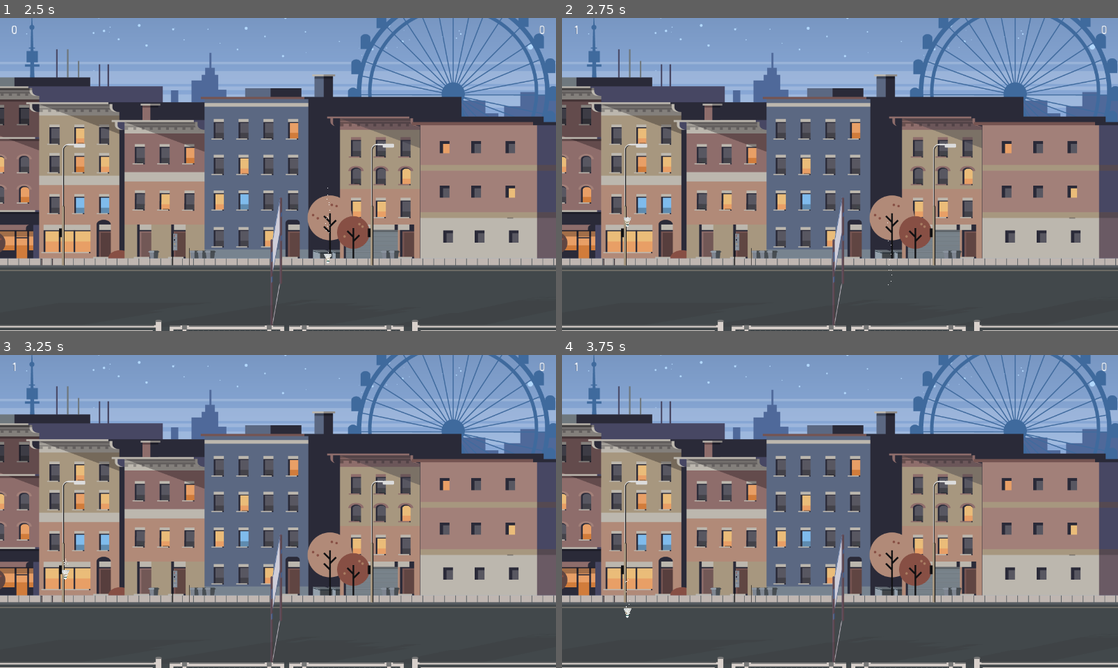
Above: before the commit, frames 1-4 (two rows, left to right).
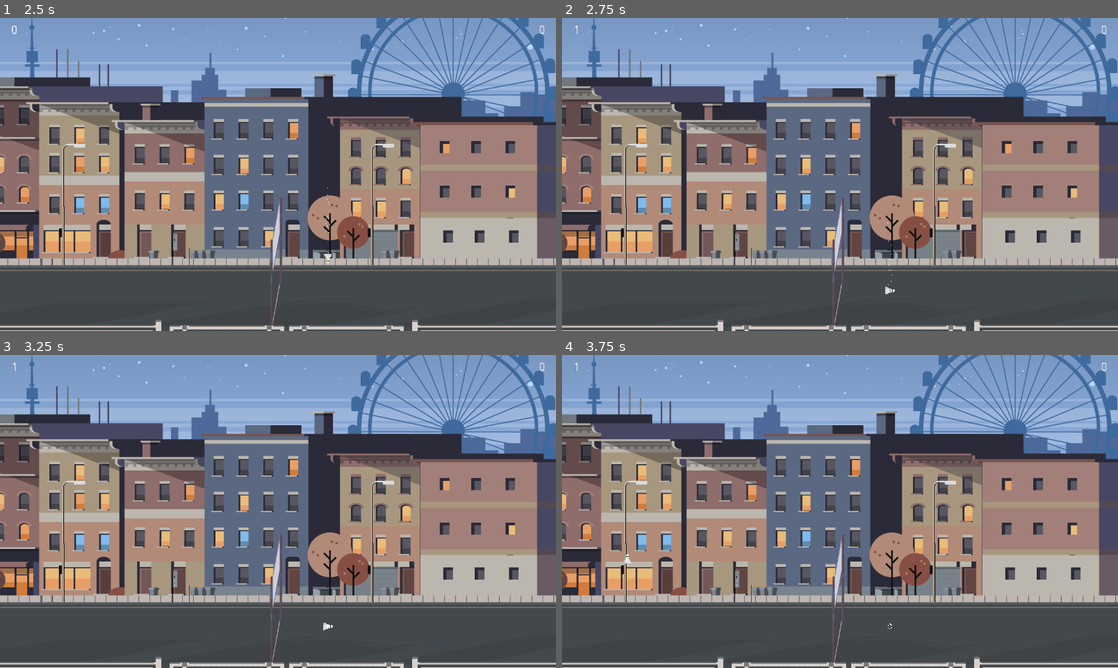
Above: after the commit, the same moments.

Repository: h00g3/midnightbadminton
Game: Godot game, scene res://scenes/MainLevel.tscn
The game is run twice, just before and just after one commit, with the same random seed, the same clock (stepped at 60 frames per second) and the same inputs.
Inputs:
- Up to frame 1 (2.5 s): tap Enter at 0.5 s; hold D (2_right) 0.53-2.03 s; tap W (2_up) at 0.77, 1.52 s; hold A (2_left) from 2.03 s (still down)
- Up to frame 2 (2.75 s): keep holding A (2_left)
- Up to frame 3 (3.25 s): release A (2_left) at 2.78 s; hold D (2_right) from 2.78 s (still down); tap W (2_up) at 3.02 s
- Up to frame 4 (3.75 s): keep holding D (2_right)

Frame 1 is identical in both runs. In frame 2, less than 0.1% of the frame differs, in the area x 11-60%, y 63-89%; in frame 3, less than 0.1%; in frame 4, less than 0.1%, in the area x 11-60%, y 63-88%.

Commit message:
try to stop shuttle once it hits the ground. why is this so difficult...

Diff:
--- a/scenes/MainLevel.tscn
+++ b/scenes/MainLevel.tscn
@@ -76,6 +76,7 @@
 [node name="Sprite" type="AnimatedSprite" parent="PlayerK"]
 
 [node name="Shuttle" parent="." instance=ExtResource( 2 )]
+mass = 700.0
 
 [node name="Netz" type="StaticBody2D" parent="."]
 visible = false
--- a/src/MainLevel.gd
+++ b/src/MainLevel.gd
@@ -48,26 +48,22 @@
 	print("shuttle after score: %s" % shuttleTransform)
 
 func service(player):
-	var shuttleBodyId = shuttle.get_rid()
-	#PhysicServer.body_get_direct_state (shuttleBodyId)
-	#shuttle.integrate_forces(state)
-	shuttle.set_sleeping(true)
-	shuttle.set_global_position(player.position + serviceOffset)
-#	shuttle.sleeping = true
+	var position = player.position + serviceOffset
+	shuttle.hitGround(position)
 
 func playerRightpoint():
 	playerRightscore+=1
 	if playerRightscore < winscore:
 		abschlag(playerLeft)
-	else:
-		win(playerRight)
+#	else:
+#		win(playerRight)
 
 func playerLeftpoint():
 	playerLeftscore+=1
 	if playerLeftscore < winscore:
 		abschlag(playerRight)
-	else:
-		win(playerLeft)
+#	else:
+#		win(playerLeft)
 
 #func score(playerscore):
 #	playerscore++
--- a/src/Shuttle.gd
+++ b/src/Shuttle.gd
@@ -2,10 +2,91 @@
 
 export (int) var max_speed = 200
 var motion = Vector2()
+var hitGround = false
+var timeSpentOnGround = 0
+var servicePosition = null
+var originalBounce = 0
+
+func _ready():
+	var physicsMaterial = get_physics_material_override()
+	physicsMaterial.set_bounce(originalBounce)
+	physicsMaterial.set_friction(1)
+	physicsMaterial.set_rough(true)
+	print("gravity scale: %s " % gravity_scale)
+	#set_sleeping(true)
 
 func _physics_process(delta):
+#	print(is_sleeping())
+#	print(mode)
+#	print("linear velocity: %s" % linear_velocity)
+#	print("torque: %s" % applied_torque)
 
-	#print (motion)
 
-	var movecurve = get_linear_velocity().normalized()
-	self.rotation = movecurve.angle()
+	if(not hitGround):
+		var movecurve = get_linear_velocity().normalized()
+		self.rotation = movecurve.angle()
+	else:
+		print("time spent on ground: %s" % [timeSpentOnGround])
+		printForces()
+		timeSpentOnGround += delta
+		if(timeSpentOnGround > 1):
+			setServicePosition()
+			clearGround()
+
+func clearGround():
+	hitGround = false
+	timeSpentOnGround = 0
+	get_physics_material_override().set_bounce(0)
+
+func hitGround(position):
+	cancelAllForces()
+	hitGround = true
+	servicePosition = position
+	set_mode(RigidBody2D.MODE_STATIC)
+
+func setServicePosition():
+	printForces()
+	set_sleeping(true)
+	set_deferred("global_position", servicePosition)
+	set_axis_velocity(clearSmallValues(linear_velocity))
+	set_gravity_scale(0)
+#	set_deferred("global_position", position)
+#	set_deferred("linear_velocity", Vector2())
+#	set_deferred("angular_velocity", 0.0)
+#	set_deferred("weight", 0)
+#	set_deferred("mass", 0)
+#	add_force(Vector2(), Vector2(50000, 50000))
+#	apply_central_impulse(Vector2(50000,50000))
+#	set_sleeping(true)
+#	set_deferred("applied_force", Vector2())
+#	set_global_position(position)
+#	set_linear_velocity(Vector2(0,0))
+#	set_angular_velocity(0.0)
+#	set_applied_force(Vector2())
+
+func cancelAllForces():
+#	print("applied force: %s" % applied_force)
+	printForces()
+	get_physics_material_override().set_bounce(0)
+
+	var inverseVelocity = (-linear_velocity)
+	add_central_force(inverseVelocity)
+	var inverseTorque = (-applied_torque)
+	add_torque(inverseTorque)
+
+func clearSmallValues(vector):
+	var x = abs(vector.x)
+	var y = abs(vector.x)
+
+	if(x <= 0.1):
+		x = 0
+	if(y <= 0):
+		y = 0
+	return Vector2(x,y)
+
+func printForces():
+	print("linear velocity: %s" % linear_velocity)
+	print("inertia: %s" % inertia)
+	print("bounce: %s" % bounce)
+	print("torque: %s" % applied_torque)
+	print("gravity scale: %s " % gravity_scale)
